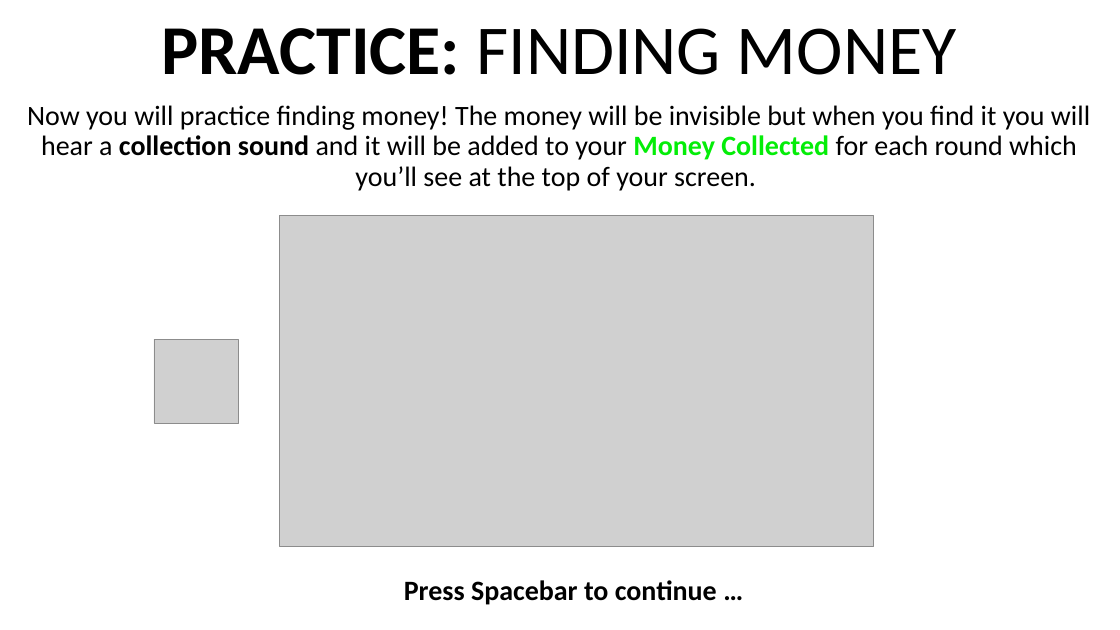
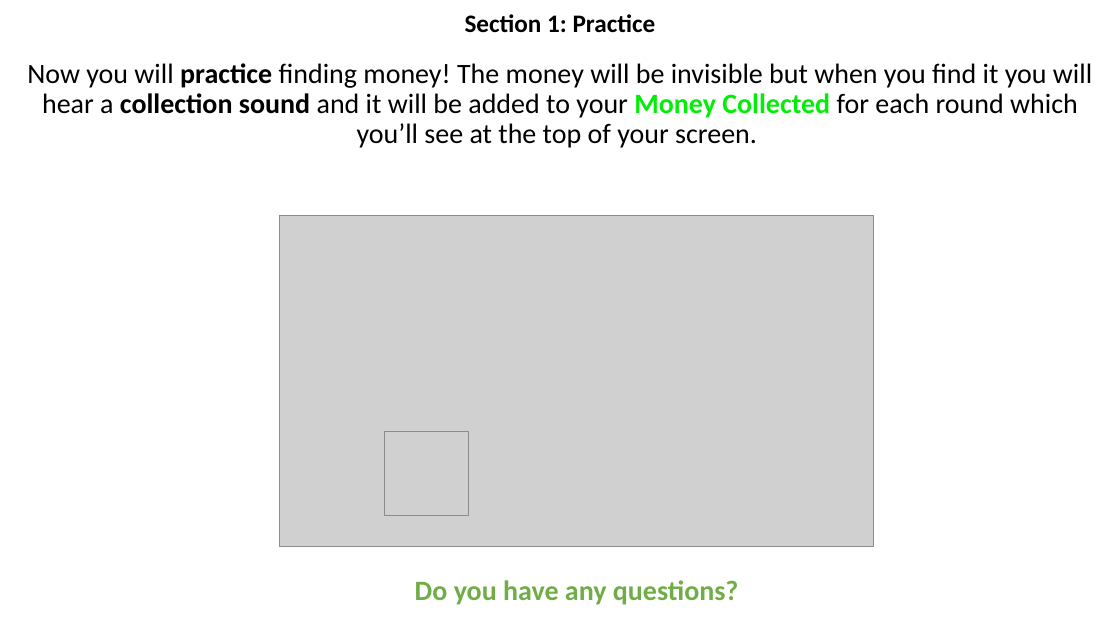
Before and after one commit to kbnealy/OpenMaze, a slide deck: slide 10 of Assets/StreamingAssets/2D_Objects/Practice/Practice_online_final.pptx. Drawn at 1120x630 pixels with LibreOffice and Linux fonts; fonts in the diff are those of the drawing; grey boxes stand for pictures. Boxes give left, top, right and bottom in pixels: in the first picture for what was removed or moved away, otherwise in the second. Text is boxed around its words. In the diff, an @@ line names an element or a change of style, - is before the commit and + after.

```diff
--- a/Assets/StreamingAssets/2D_Objects/Practice/Practice_online_final.pptx
+++ b/Assets/StreamingAssets/2D_Objects/Practice/Practice_online_final.pptx
@@ text at (x1=161, y1=28, x2=957, y2=75): paragraph removed @@
-PRACTICE: FINDING MONEY
@@ text added at (x1=465, y1=14, x2=656, y2=33), 21.6 pt, text #000000, bold @@
+Section 1: Practice
@@ text "Now you will practice finding ..." moved from (x1=27, y1=28, x2=1090, y2=191) to (x1=27, y1=63, x2=1092, y2=148) @@
@@ text "Now you will practice finding ..." at (x1=27, y1=63, x2=1092, y2=148): bold on in "practice" @@
@@ picture moved from (x1=154, y1=339, x2=238, y2=423) to (x1=385, y1=432, x2=469, y2=516) @@
@@ text at (x1=415, y1=580, x2=739, y2=605): text changed; text colour #000000 to #70AD47 @@
-Press Spacebar to continue …
+Do you have any questions?
```
Also in this commit, not shown: 11 other slides changed, 30 other files.
